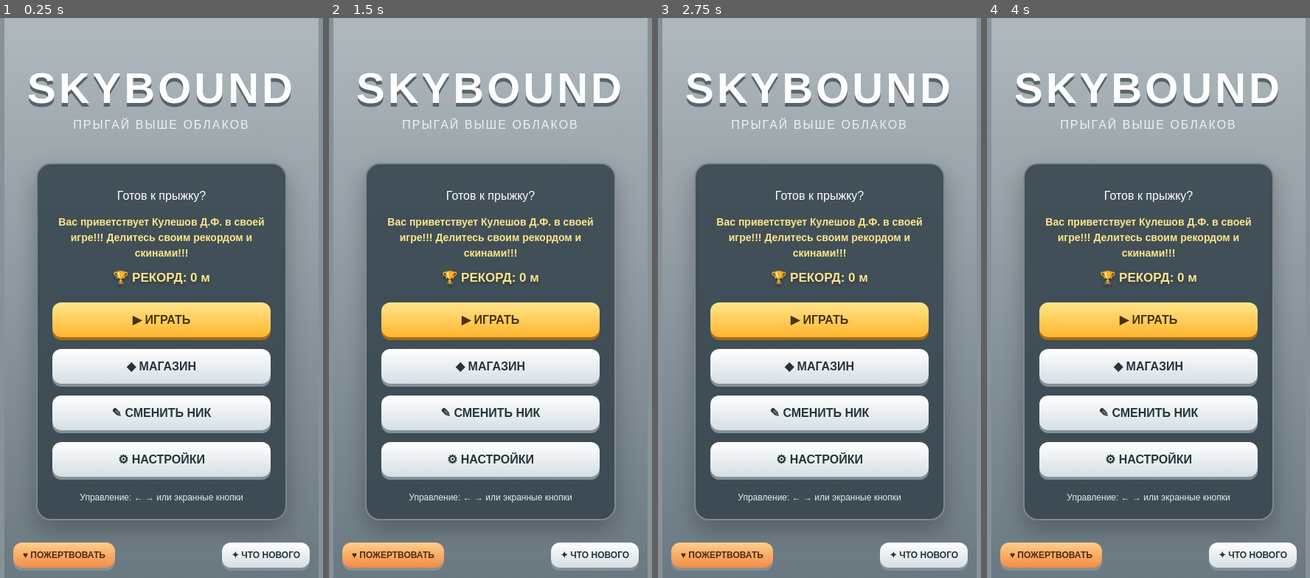
Above: before the commit, frames 1-4 (left to right).
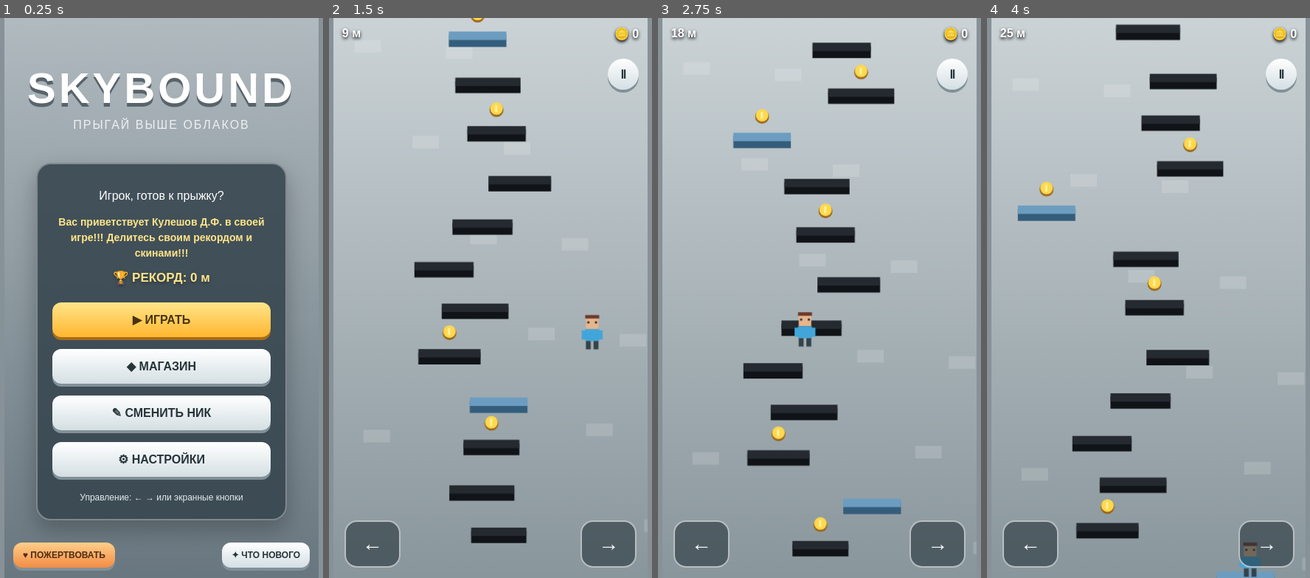
Above: after the commit, the same moments.

Repository: dfkuleshov-wq/skybound-game-new2
Game: browser game, page index.html
Same seed, same stepped clock (60 frames per second), same inputs: the game is played once before the commit and once after it.
Inputs:
- Up to frame 1 (0.25 s): no input
- Up to frame 2 (1.5 s): click "▶ ИГРАТЬ" at 0.27 s; hold Right from 1.03 s (still down); tap Space at 1.1 s
- Up to frame 3 (2.75 s): release Right at 1.53 s; hold Down 1.58-1.85 s; tap Space at 1.6, 2.1, 2.6 s; hold Left 1.9-2.47 s; hold Up from 2.52 s (still down)
- Up to frame 4 (4 s): release Up at 2.82 s; hold Right 2.87-3.53 s; tap Space at 3.1, 3.6 s; hold Up 3.58-3.82 s; hold Left from 3.87 s (still down)

The runs differ from the first frame. In frame 1, 0.3% of the frame differs, in the area x 30-70%, y 30-33%; in frame 2, 95%, in the area x 1-99%, y 0-100%; in frame 3, 95%; in frame 4, 95%.
Error before the commit: SyntaxError: Invalid or unexpected token

Commit message:
Fix script closing tag in index.html

Diff:
--- a/index.html
+++ b/index.html
@@ -500,4 +500,4 @@
     });
   });
 }
-\n</script></body></html>
+</script></body></html>
